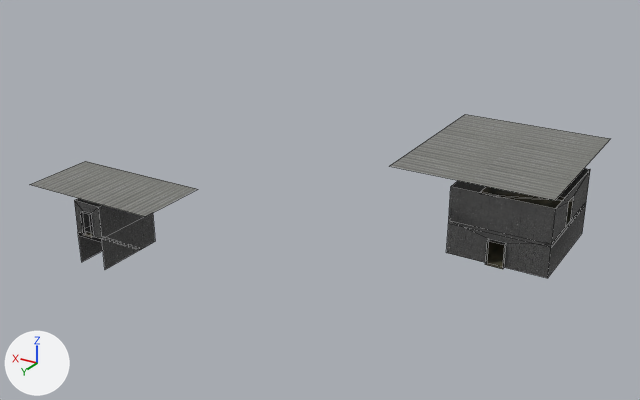
The FBX model Assets/Models/Range/KillHouse.fbx as it was, and as the next commit left it.
Before and after are seen from a camera (50 mm lens) standing at (-38.6, 24.0, 28.4) and looking at (-4.9, -32.2, 0.3). Every picture has the same lights, and +X, +Y and +Z are marked at lower left. The first picture is the older version. Mesh edges are drawn as thin lines.

Names of what the first picture shows: 'Room4', 'Room8'.
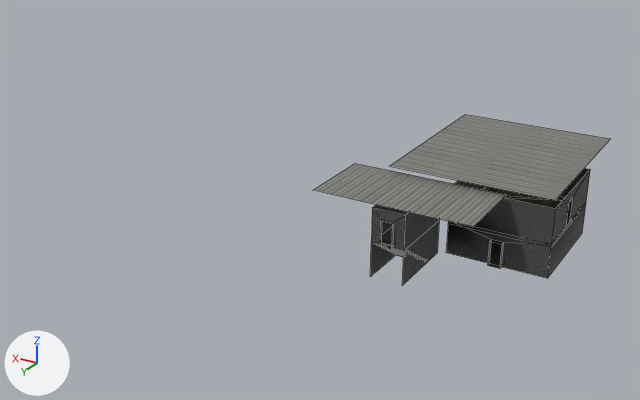
Location of each change, (x1, y1, x2, y2) in pixels of the pictures (640 x 400 px; the box of a moved part takes in the faces that stretch with it):
'Room4', reshaped, moved (15% wider, 13% taller)
    before: (30, 161, 197, 270)
    after: (314, 163, 506, 286)
part 1 of me_cube_022, moved or reshaped
    before: (78, 231, 101, 242)
    after: (374, 243, 404, 257)
part 2 of me_cube_022, surface changed
    before: (74, 198, 155, 270)
    after: (370, 205, 439, 286)

Patch to the scene script:
```diff
--- a/Assets/Models/Range/KillHouse.fbx.py
+++ b/Assets/Models/Range/KillHouse.fbx.py
@@ me_cube_022 @@
 # used by ob_room4; location = (8.15, -19.5, 0.4)
 # verts and faces of me_cube_022; kept vertices keep their numbers, new ones are numbered from 72
 # before: 13 (-1.24, -0.23, -1.32) at pixel (101, 238), 15 (1.24, -0.23, -1.32) at pixel (77, 231), 24 (-1.24, -0.58, -1.32) at pixel (104, 237), 25 (-1.24, -0.18, -1.32) at pixel (101, 239), 26 (1.21, -0.18, -1.32) at pixel (77, 232)
 # before: 27 (-1.24, -0.58, -1.59) at pixel (105, 240), 46 (1.21, -0.58, -1.32), 47 (1.21, -0.58, -1.59), 48 (1.21, -0.98, -1.59) at pixel (85, 231), 49 (1.21, -0.98, -1.85)
 # before: 50 (1.21, -1.38, -1.85) at pixel (89, 232), 51 (1.21, -1.38, -2.12), 52 (1.21, -1.78, -2.12), 53 (1.21, -1.78, -2.38), 54 (1.21, -2.18, -2.38)
 # before: 55 (1.21, -2.18, -2.65), 56 (1.21, -2.58, -2.65), 57 (1.21, -2.58, -2.92) at pixel (101, 239), 58 (1.21, -2.98, -2.92), 59 (1.21, -2.98, -3.18)
 # before: 60 (1.21, -3.37, -3.18), 61 (1.21, -3.37, -3.45), 62 (1.21, -3.77, -3.45), 63 (1.21, -3.77, -3.71), 64 (1.21, -4.17, -3.71)
 # before: 65 (1.21, -4.17, -3.98), 66 (1.21, -0.18, -1.59) at pixel (78, 235), 67 (-1.24, -0.18, -1.58) at pixel (101, 242)
-me_cube_022.from_pydata(...)  # 72 vertices, 39 faces; spans x -6.08..5.79, y -6.09..0.0, z -3.98..1.73
+me_cube_022.from_pydata(...)  # 68 vertices, 38 faces; spans x -6.08..5.79, y -6.09..0.0, z -3.97..1.73
+# me_cube_022 part 1
+delete_vertices([25, 26, 46, 66, 67])  # with the faces that use them
+for i in [*range(47, 65)]: verts[i] += (0.03, 0.0, 0.0)
+verts[65] = (1.24, -4.17, -3.97)  # moved, pixel (395, 255)
+verts[72] = (1.24, -0.58, -1.32)
+faces += [(13, 24, 72, 15), (24, 27, 47, 72)]  # mat_floor (picture img_floor_png)
+# me_cube_022 part 2: 14 kept faces spanning x -1.24..1.24, y -6.09..0.0, z -3.97..1.32 get new texture (UV) coordinates
 me_cube_022.materials.append(mat_ballisticrubber)
@@ ob_room4 @@
 ob_room4 = bpy.data.objects.new('Room4', me_cube_022)
-ob_room4.location = (8.15, -19.5, 0.4)
+ob_room4.location = (-14.58, -24.84, 2.91)
```
